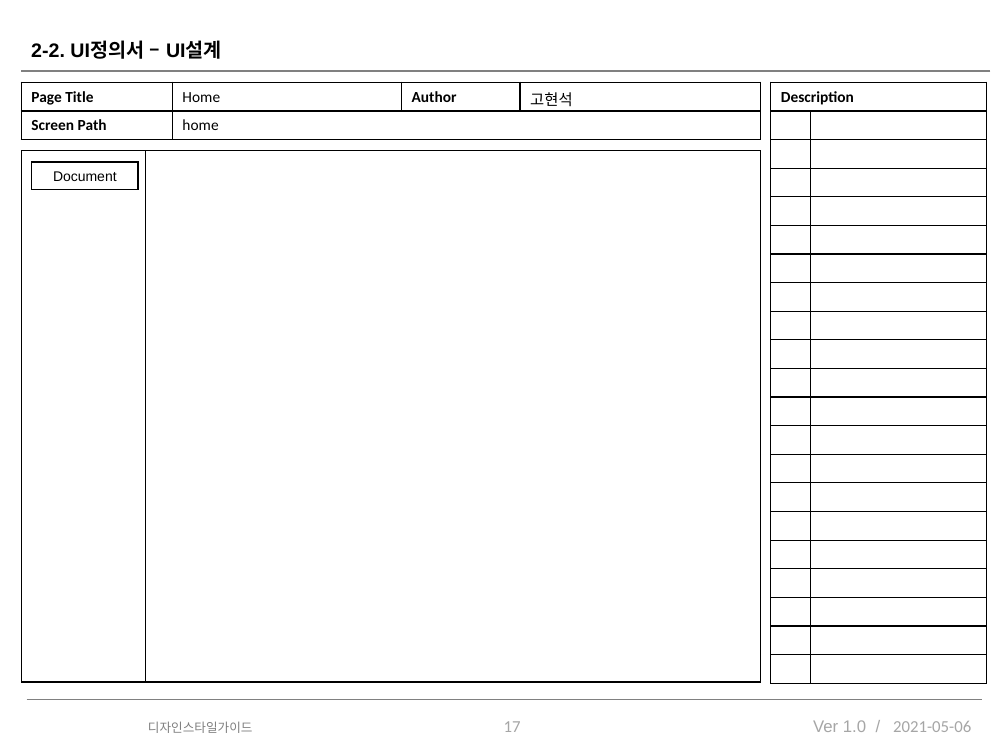
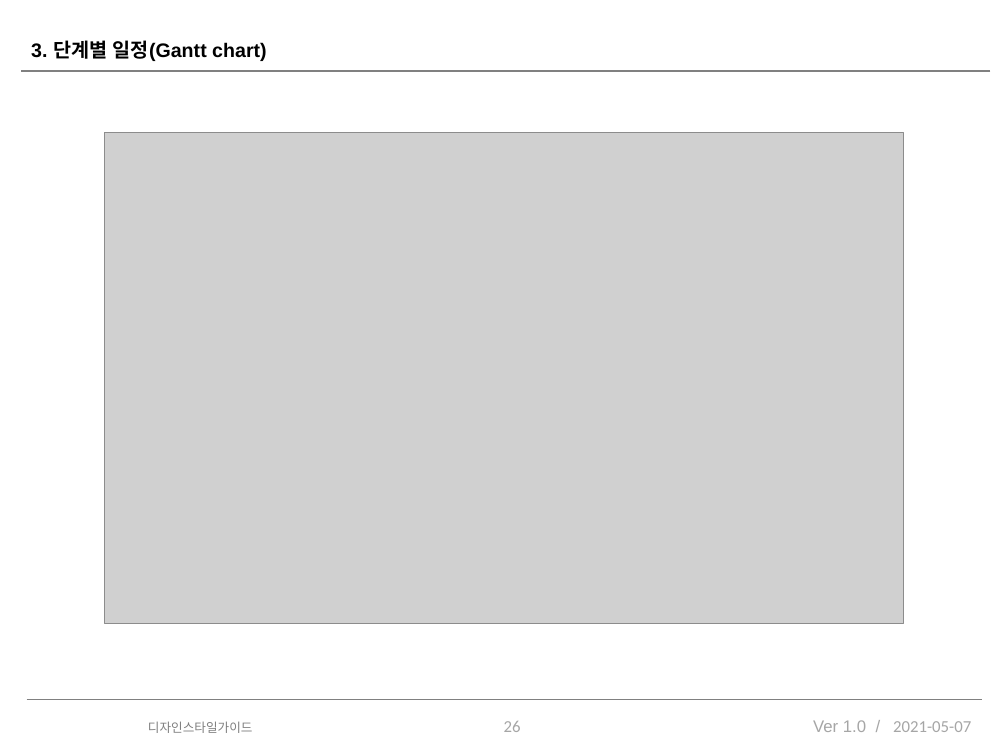
Before and after one commit to xasquatch/Deprecated-----documentX, a slide deck: slide 26 of src/main/webapp/WEB-INF/etc/Side Project.pptx (slide 17 before the commit). Drawn at 1008x756 pixels with LibreOffice and Linux fonts; fonts in the diff are those of the drawing; grey boxes stand for pictures; background and template pictures are left out. Boxes give left, top, right and bottom in pixels: in the first picture for what was removed or moved away, otherwise in the second. Text is boxed around its words. In the diff, an @@ line names an element or a change of style, - is before the commit and + after.

Commit message:
간트 차트 및 프로젝트 일정

```diff
--- a/src/main/webapp/WEB-INF/etc/Side Project.pptx
+++ b/src/main/webapp/WEB-INF/etc/Side Project.pptx
@@ text at bbox=[31, 40, 267, 61]: text changed @@
-2-2. UI정의서 – UI설계
+3. 단계별 일정(Gantt chart)
@@ table removed at bbox=[21, 83, 761, 140], 2 rows, 4 columns @@
-Page Title | Home | Author | 고현석
-Screen Path | home |  | 
@@ table removed at bbox=[771, 83, 987, 682], 21 rows, 2 columns @@
-Description | 
- | 
- | 
- | 
- | 
- | 
- | 
- | 
- | 
- | 
- | 
- | 
- | 
- | 
- | 
- | 
- | 
- | 
- | 
- | 
- | 
@@ picture added at bbox=[105, 133, 904, 624] @@
@@ rectangle removed at bbox=[21, 150, 760, 681] @@
@@ rectangle removed at bbox=[21, 150, 145, 681] @@
@@ rectangle removed at bbox=[31, 162, 138, 190] @@
-Document
@@ page number at bbox=[504, 721, 521, 732]: text changed @@
-17
+26
@@ text at bbox=[893, 721, 971, 732]: text changed @@
-2021-05-06
+2021-05-07
```
Also in this commit, not shown: 15 other slides changed, 8 slides added, 2 other files.
